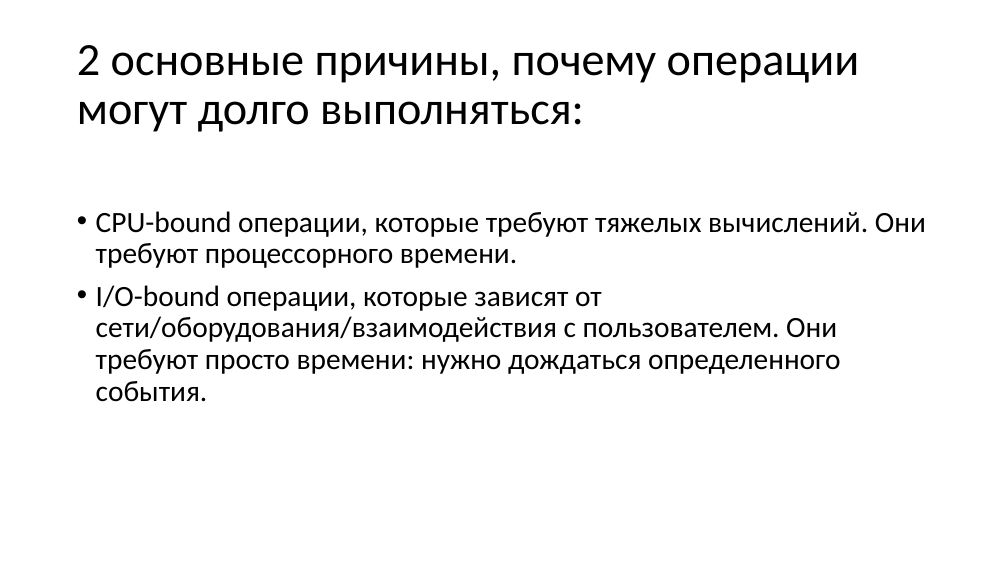
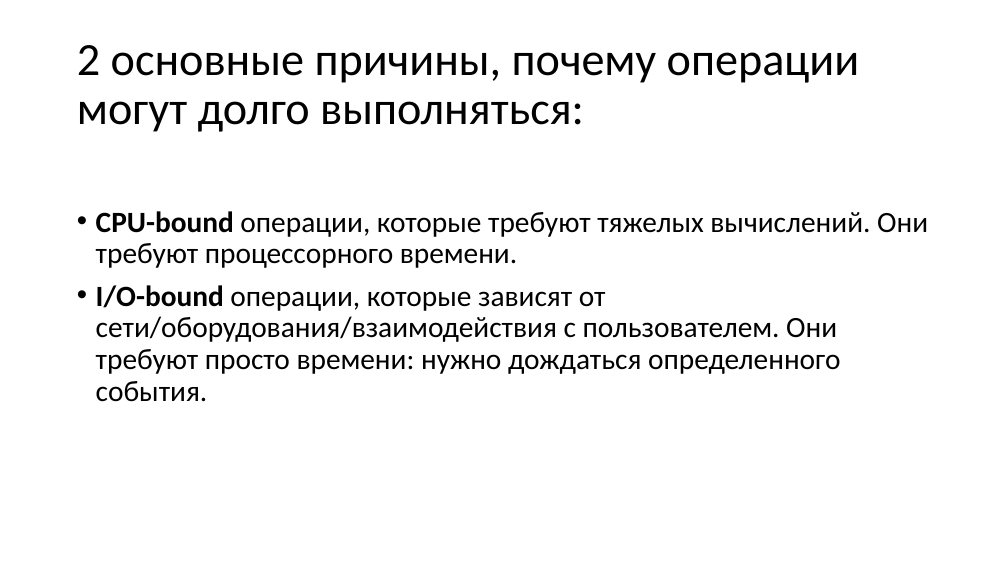
Before and after one commit to dmitrakovich/fibers, a slide deck: slide 6 of src/public/presentation.pptx. Drawn at 1008x567 pixels with LibreOffice and Linux fonts; fonts in the diff are those of the drawing. Boxes give left, top, right and bottom in pixels: in the first picture for what was removed or moved away, otherwise in the second. Text is boxed around its words. In the diff, an @@ line names an element or a change of style, - is before the commit and + after.

```diff
--- a/src/public/presentation.pptx
+++ b/src/public/presentation.pptx
@@ text "CPU-bound операции, которые требуют тяжелых ..." at (96,211,928,402): bold on in "CPU-bound", "I/O-bound" @@
```
Also in this commit, not shown: 6 slides added, 5 other files.
